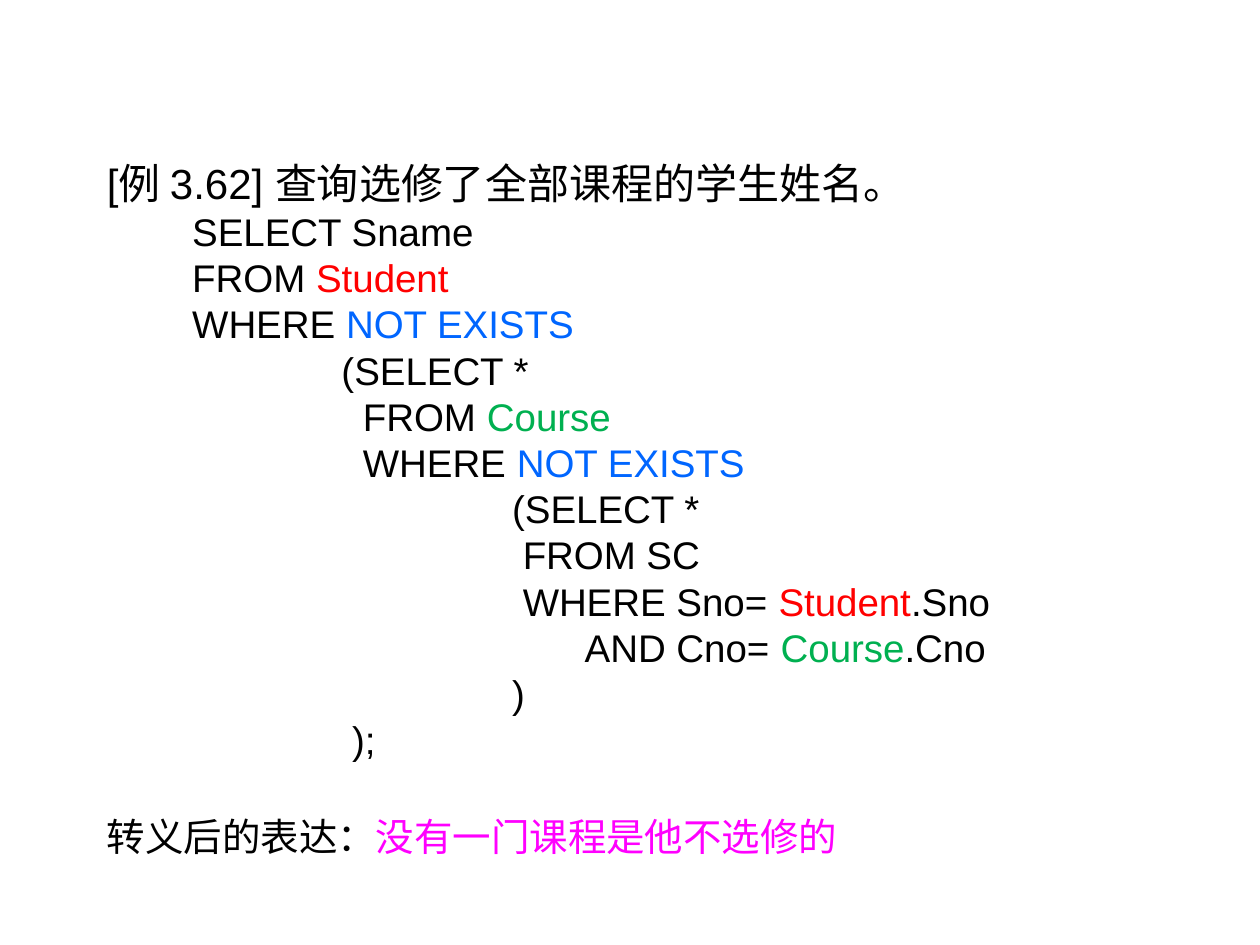
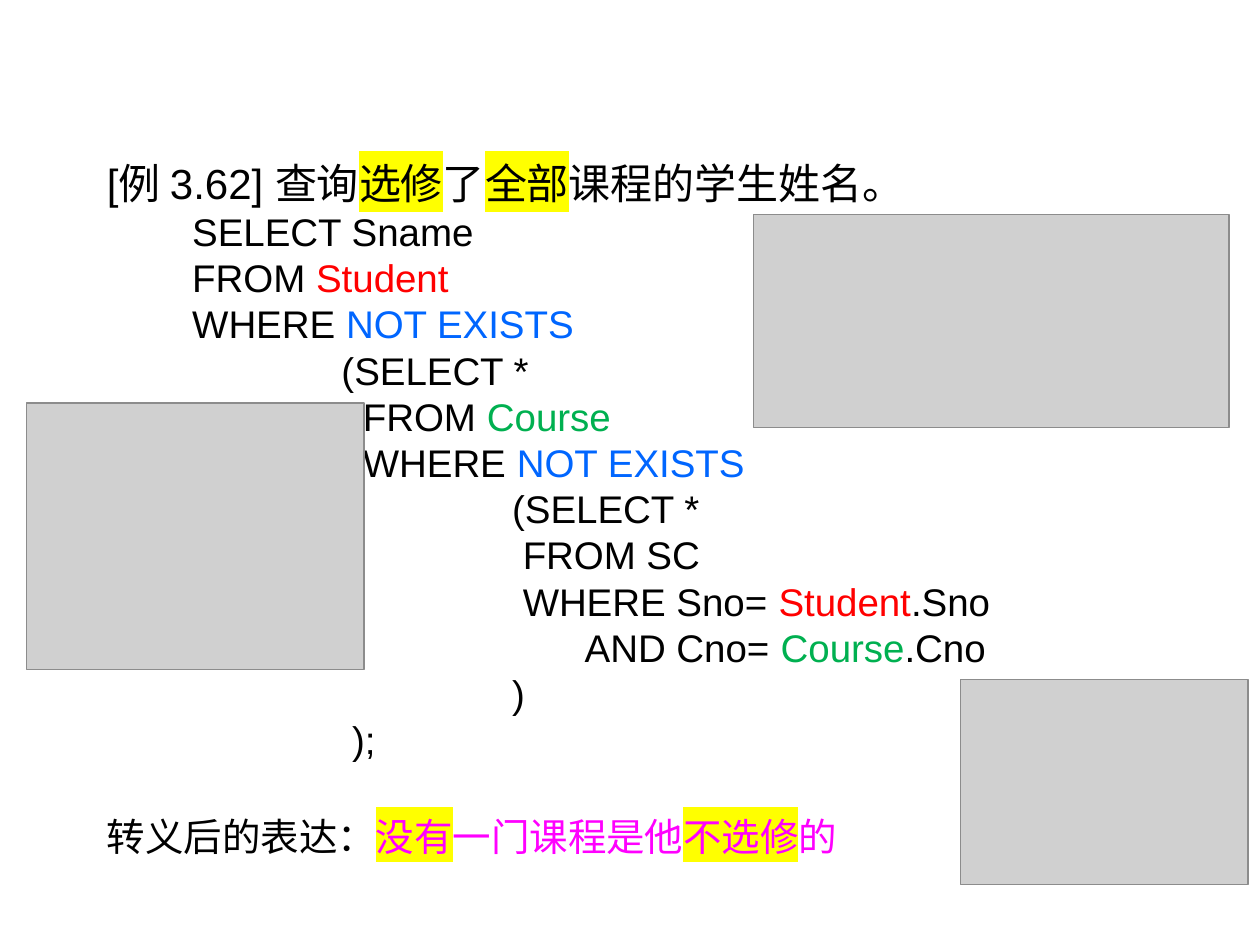
Before and after one commit to HBU/DataBase, a slide deck: slide 52 of PPT/PPT2020/DB第03章（2）-2020.pptx. Drawn at 1260x945 pixels with LibreOffice and Linux fonts; fonts in the diff are those of the drawing; grey boxes stand for pictures; background and template pictures are left out. Boxes give left, top, right and bottom in pixels: in the first picture for what was removed or moved away, otherwise in the second. Text is boxed around its words. In the diff, an @@ line names an element or a change of style, - is before the commit and + after.

```diff
--- a/PPT/PPT2020/DB第03章（2）-2020.pptx
+++ b/PPT/PPT2020/DB第03章（2）-2020.pptx
@@ text at <box>107,157,905,862</box>: highlight none to #FFFF00 in "查询选修了全部课程的学生姓名。", "转义后的表达：没有一门课程是他不选修的" @@
@@ picture added at <box>753,214,1230,427</box> @@
@@ picture added at <box>26,403,364,669</box> @@
@@ picture added at <box>960,679,1247,885</box> @@
```
Also in this commit, not shown: 17 other slides changed, 2 slides added, 3 other files.
